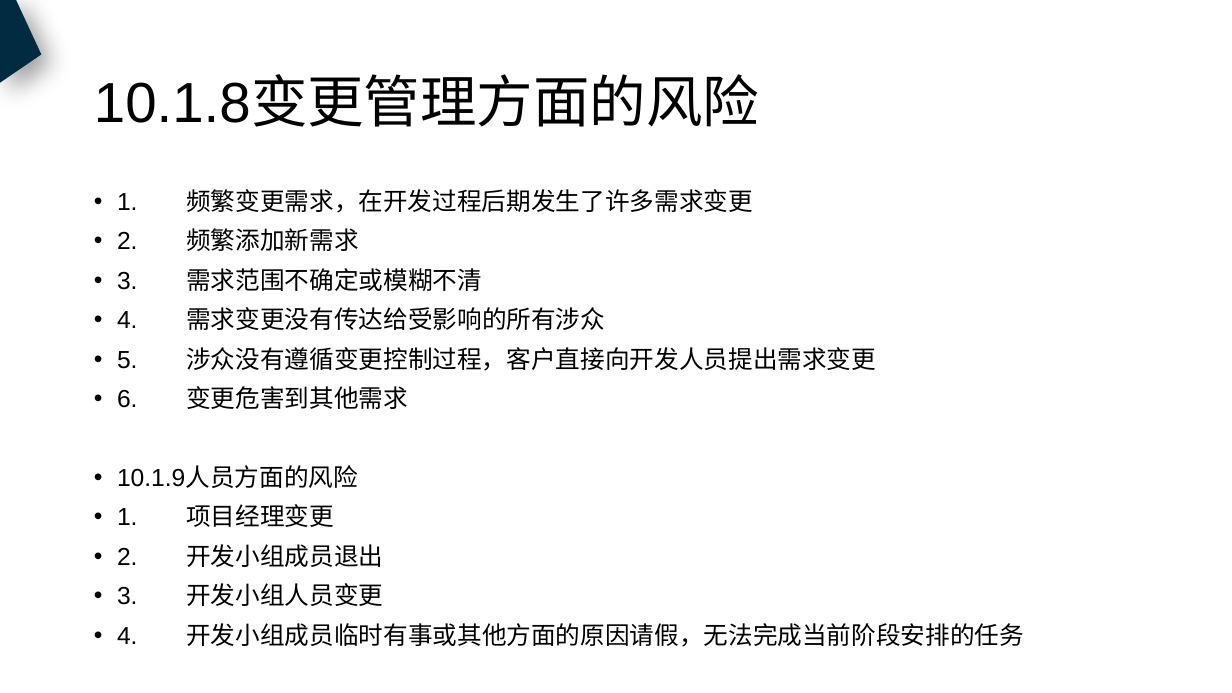
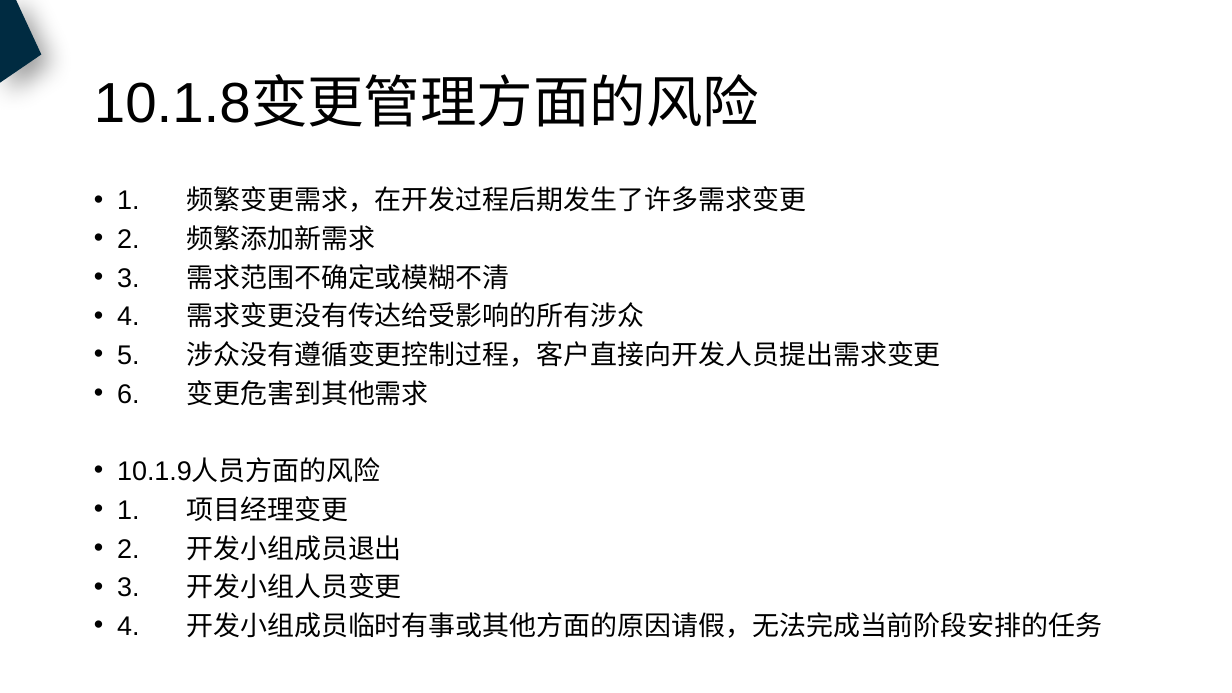
Before and after one commit to PRD2018-G18/PRD2018, a slide deck: slide 32 of 非受控文档/过程文档/需求工程计划/需求工程计划.pptx (slide 31 before the commit). Drawn at 1232x693 pixels with LibreOffice and Linux fonts; fonts in the diff are those of the drawing. Boxes give left, top, right and bottom in pixels: in the first picture for what was removed or moved away, otherwise in the second. Text is boxed around its words. In the diff, an @@ line names an element or a change of style, - is before the commit and + after.

```diff
--- a/非受控文档/过程文档/需求工程计划/需求工程计划.pptx
+++ b/非受控文档/过程文档/需求工程计划/需求工程计划.pptx
@@ text "1. 频繁变更需求，在开发过程后期发生了许多需求变更" at box(117, 186, 1102, 638): size 19.2 to 21 pt; line spacing 0.9 to 0.8 @@
```
Also in this commit, not shown: 18 other slides changed, 1 slide added, 7 other files.
